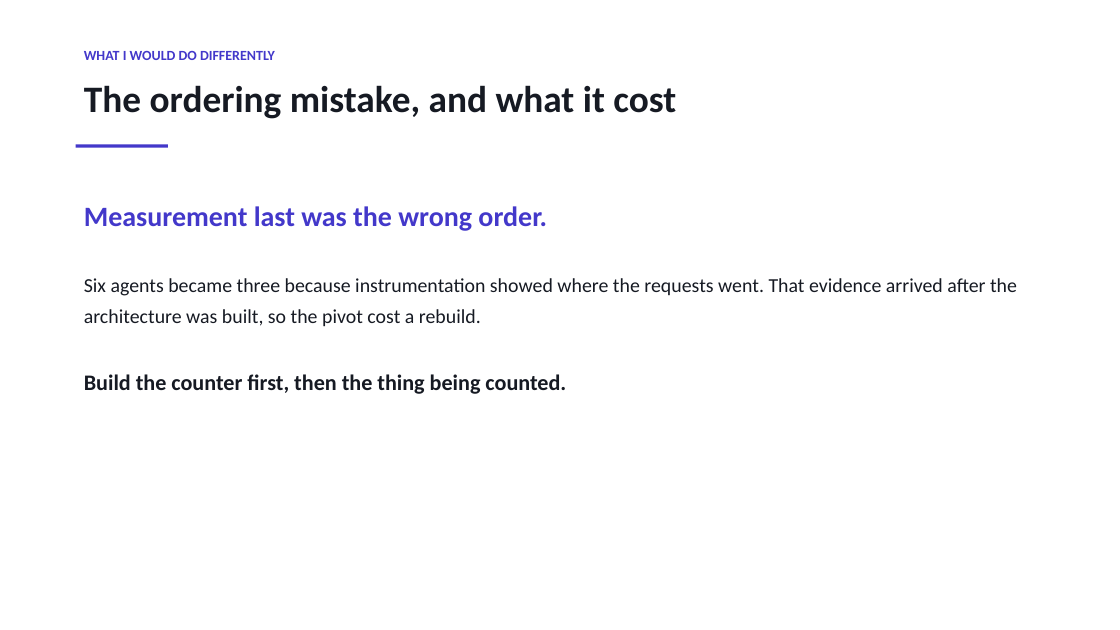
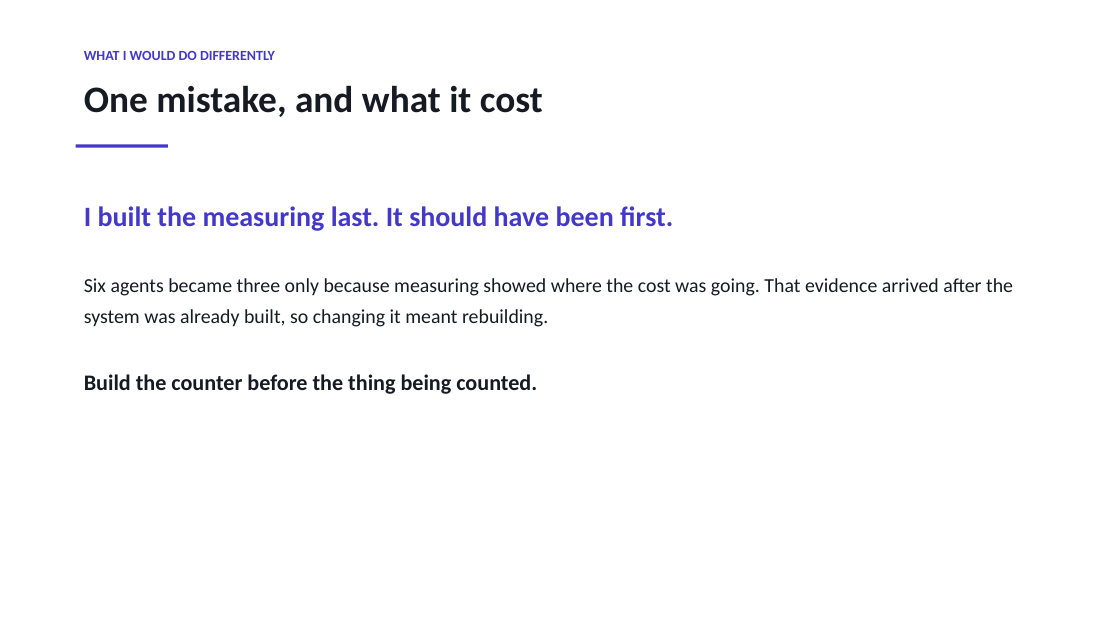
Before and after one commit to sherali143/Trip-Planner, a slide deck: slide 16 of submission/CMP7200_Viva_Presentation.pptx (slide 14 before the commit). Drawn at 1120x630 pixels with LibreOffice and Linux fonts; fonts in the diff are those of the drawing. Boxes give left, top, right and bottom in pixels: in the first picture for what was removed or moved away, otherwise in the second. Text is boxed around its words. In the diff, an @@ line names an element or a change of style, - is before the commit and + after.

```diff
--- a/submission/CMP7200_Viva_Presentation.pptx
+++ b/submission/CMP7200_Viva_Presentation.pptx
@@ text at (x1=84, y1=85, x2=543, y2=117): text changed @@
-The ordering mistake, and what it cost
+One mistake, and what it cost
@@ text at (x1=84, y1=206, x2=1013, y2=394): text changed @@
-Measurement last was the wrong order.
-Six agents became three because instrumentation showed where the requests went. That evidence arrived after the architecture was built, so the pivot cost a rebuild.
-Build the counter first, then the thing being counted.
+I built the measuring last. It should have been first.
+Six agents became three only because measuring showed where the cost was going. That evidence arrived after the system was already built, so changing it meant rebuilding.
+Build the counter before the thing being counted.
```
Also in this commit, not shown: 12 other slides changed, 4 slides added, 2 slides removed, 3 other files.
